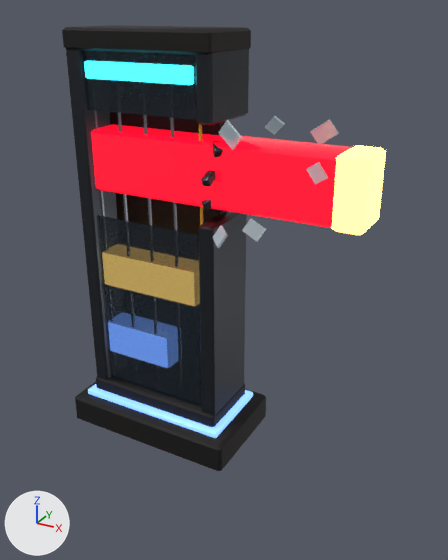
The glTF model public/models/props/lmf_codex_monolith.glb, before and after one commit.
The view is the same before and after, from a 50 mm camera at (11.75, -16.99, 15.04) aimed at (2.19, 0.39, 6.34). Every picture has the same lights, and +X, +Y and +Z are marked at lower left. The picture after the commit comes second. Where no turn or scale is listed for an object, it has been applied to the vertices. Vertices at exactly the same position are counted once.
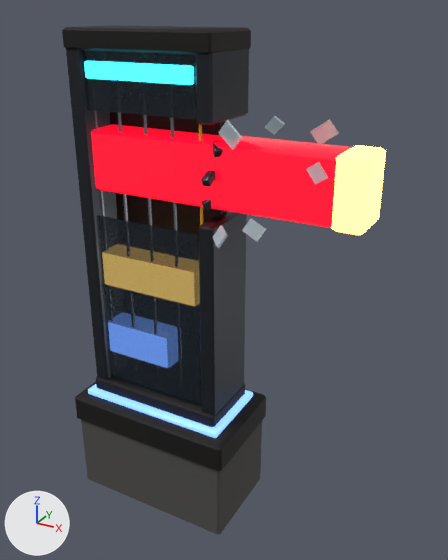
Where the newer file only moved an object's origin or applied its transform, the numbers keep the older frame.

Edits to the bpy script that builds the scene:
```text
Add mat_stone_dark:
    mat_stone_dark = principled_material('stone_dark')
    mat_stone_dark.base_color = (0.0704, 0.0685, 0.0648)  # dark grey #4b4a48
    mat_stone_dark.roughness = 0.9
Change me_mesh_0:
    used by ob_mesh_0; location = (-3.3, 1.9, 0.0)
    remove me_mesh_0.from_pydata(...)  # 768 vertices, 1392 faces; spans x 0.0..10.63, y -3.81..0.0, z 0.0..14.47
    add me_mesh_0.from_pydata(...)  # 784 vertices, 1420 faces; spans x 0.0..10.62, y -3.81..0.0, z -3.0..14.47
    me_mesh_0 part 1: a new loose piece of 16 vertices spanning x 0.1..6.5, y -3.7..-0.1, z -3.0..0.04, in mat_stone_dark (dark grey #4b4a48)
    add me_mesh_0.materials.append(mat_stone_dark)  # dark grey #4b4a48
```

Pixel boxes [x1, y1, x2, y2] of what changed, in the pictures (448 x 560 px):
'Mesh_0', reshaped (14% taller): before [62, 25, 386, 471]; after [62, 25, 386, 534]
part 1 of me_mesh_0, added: after [81, 420, 262, 534]
